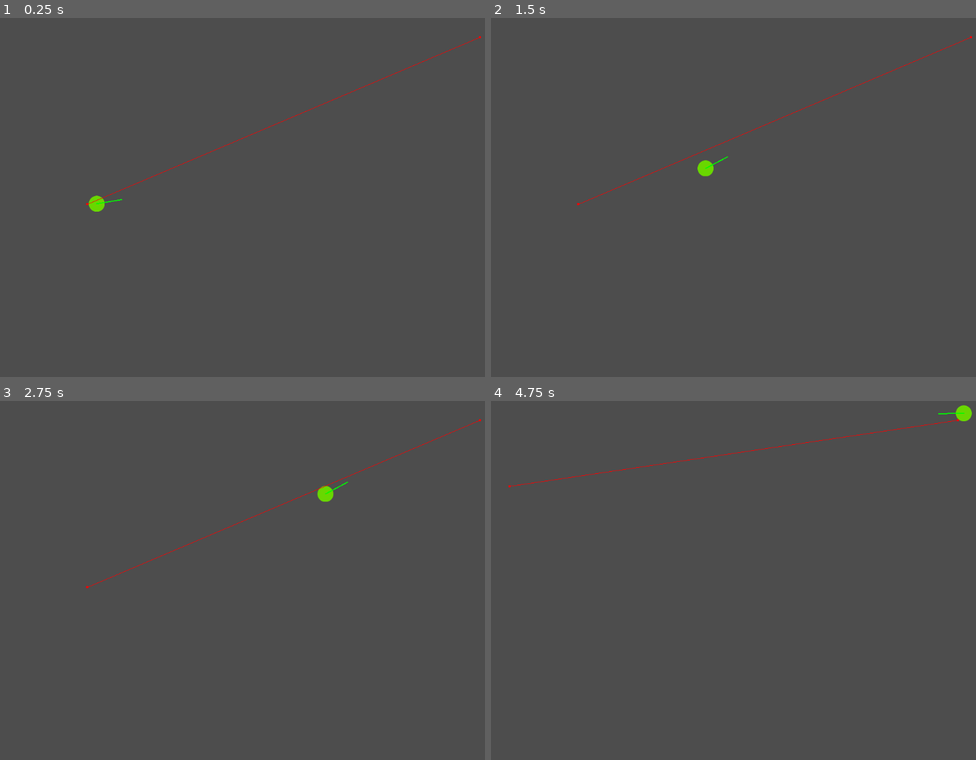
Above: before the commit, frames 1-4 (two rows, left to right).
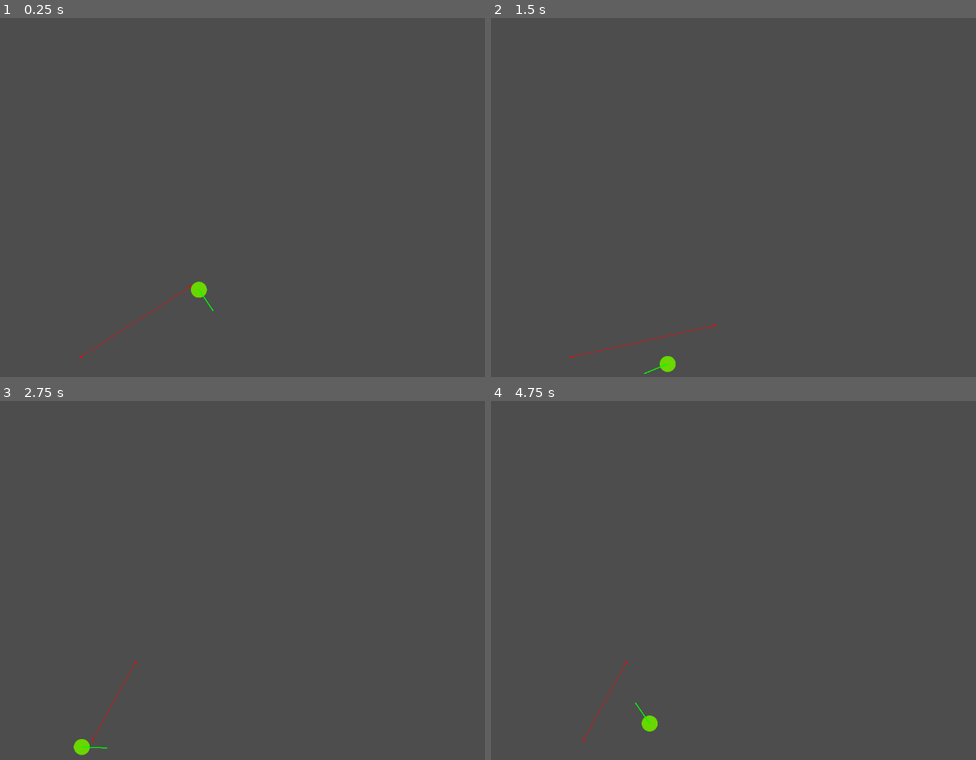
Above: after the commit, the same moments.

Repository: blekki/Bacteriostat
Game: Godot game, scene res://src/map/map.tscn
Two runs of this game, one before a commit and one after it. Both use one fixed random seed, a clock stepped at 60 frames per second and the inputs below.
Inputs:
- Up to frame 1 (0.25 s): no input
- Up to frame 2 (1.5 s): no input
- Up to frame 3 (2.75 s): no input
- Up to frame 4 (4.75 s): no input

The runs differ from the first frame. In frame 1, 0.5% of the frame differs, in the area x 16-100%, y 5-95%; in frame 2, 0.6%, in the area x 16-100%, y 5-100%; in frame 3, 0.5%; in frame 4, 0.6%.

Commit message:
Remove grammatical typos 1. Set "Bacterium" instead "Bacteria" 2. Set "BacteriaTypes" instead "BacteriaType"

Diff:
--- a/src/bacteria/bacteria.gd
+++ b/src/bacterium/bacterium.gd
@@ -1,4 +1,4 @@
-class_name Bacteria		# todo: rename to "Bacterium"
+class_name Bacterium		# todo: rename to "Bacterium"
 extends CharacterBody2D
 
 # Paramenters
@@ -13,7 +13,7 @@
 const ENERGY_LIMIT = 100
 
 # object parameters
-var type: Enums.BacteriaType
+var type: Enums.BacteriaTypes
 var energy: int = 0
 var view_direction_angle: float = 0.0
 
@@ -48,17 +48,17 @@
 
 # <> "set" methods <>
 func _set_random_type():
-	const BACTERIAS_ORIGIN_TYPES = 3	# todo: add special file with all prop constants
-	match 0:	# todo: add real generation "randi_range(0, BACTERIAS_ORIGIN_TYPES)"
+	const BACTERIA_ORIGIN_TYPES = 3	# todo: add special file with all prop constants
+	match 0:	# todo: add real generation "randi_range(0, BACTERIA_ORIGIN_TYPES)"
 		0:
-			type = Enums.BacteriaType.Green
+			type = Enums.BacteriaTypes.Green
 			modulate = Color.LAWN_GREEN
 			behavior_state = StateMachine.get_start_green_bacterium_state()	# todo: add behavior for every bacteria types
 		1:
-			type = Enums.BacteriaType.Purple
+			type = Enums.BacteriaTypes.Purple
 			modulate = Color.MEDIUM_PURPLE
 		2:
-			type = Enums.BacteriaType.Orange
+			type = Enums.BacteriaTypes.Orange
 			modulate = Color.DARK_ORANGE
 
 func set_navigation_field(field: Vector2):
--- a/src/bacteria/bacteria.tscn
+++ b/src/bacterium/bacterium.tscn
@@ -1,18 +1,18 @@
 [gd_scene format=3 uid="uid://bly18pxg1woup"]
 
-[ext_resource type="Texture2D" uid="uid://dx5eawmxmsgpv" path="res://assets/Ellipse 1.svg" id="1_aisuk"]
-[ext_resource type="Script" uid="uid://bmkg44guyuskg" path="res://src/bacteria/bacteria.gd" id="1_dd0jb"]
+[ext_resource type="Script" uid="uid://bmkg44guyuskg" path="res://src/bacterium/bacterium.gd" id="1_t66ox"]
+[ext_resource type="Texture2D" uid="uid://dx5eawmxmsgpv" path="res://assets/Ellipse 1.svg" id="2_12tcg"]
 
 [sub_resource type="CircleShape2D" id="CircleShape2D_dd0jb"]
 radius = 32.0
 
 [node name="Bacteria" type="CharacterBody2D" unique_id=2063867343]
 scale = Vector2(0.5, 0.5)
-script = ExtResource("1_dd0jb")
+script = ExtResource("1_t66ox")
 metadata/_edit_group_ = true
 
 [node name="Texture" type="Sprite2D" parent="." unique_id=1775110423]
-texture = ExtResource("1_aisuk")
+texture = ExtResource("2_12tcg")
 
 [node name="Collision" type="CollisionShape2D" parent="." unique_id=434981839]
 visible = false
--- a/src/behavior/green_special/energy_recycle_state.gd
+++ b/src/behavior/green_special/energy_recycle_state.gd
@@ -1,9 +1,9 @@
 class_name EnergyRecycleState
 extends RefCounted
 
-func update(bacteria: Bacteria):
+func update(bacteria: Bacterium):
 	if Singlton.time_season == Enums.TimeSeasons.Day:
 		bacteria.behavior_state = StateMachine.photosynthesis
 
-func do_task(bacteria: Bacteria):
+func do_task(bacteria: Bacterium):
 	bacteria.recycle_energy()
--- a/src/behavior/green_special/photosynthesis_state.gd
+++ b/src/behavior/green_special/photosynthesis_state.gd
@@ -1,9 +1,9 @@
 class_name PhotosynthesisState
 extends RefCounted
 
-func update(bacteria: Bacteria):
+func update(bacteria: Bacterium):
 	if Singlton.time_season == Enums.TimeSeasons.Night:
 		bacteria.behavior_state = StateMachine.energy_recycle
 
-func do_task(bacteria: Bacteria):
+func do_task(bacteria: Bacterium):
 	bacteria.photosynthesing()
--- a/src/enums.gd
+++ b/src/enums.gd
@@ -1,7 +1,7 @@
 class_name Enums
 extends RefCounted
 
-enum BacteriaType {
+enum BacteriaTypes {
 	None,
 	Green,
 	Purple,
--- a/src/map/map.gd
+++ b/src/map/map.gd
@@ -3,18 +3,18 @@
 
 const MAP_WIDTH = 1080		# in pixels
 const MAP_HEIGHT = 720
-const bacteria_instance = preload("res://src/bacteria/bacteria.tscn")
+const bacteria_instance = preload("res://src/bacterium/bacterium.tscn")
 const BACTERIAS_COUNT = 1
 
 var collision_borders: Array[CollisionShape2D] = []
-var bacterias: Array[Bacteria] = []
+var bacterias: Array[Bacterium] = []
 
 func _ready():
 	_init_collision_walls()
 
 	# generate bacterias
 	for i in range(BACTERIAS_COUNT):
-		var unit: Bacteria = bacteria_instance.instantiate()
+		var unit: Bacterium = bacteria_instance.instantiate()
 		unit.set_navigation_field(Vector2(MAP_WIDTH, MAP_HEIGHT))	# need for correct positionate
 		bacterias.push_back(unit)
 		add_child(bacterias.back())
Renamed: src/bacteria/bacteria.gd.uid -> src/bacterium/bacterium.gd.uid
